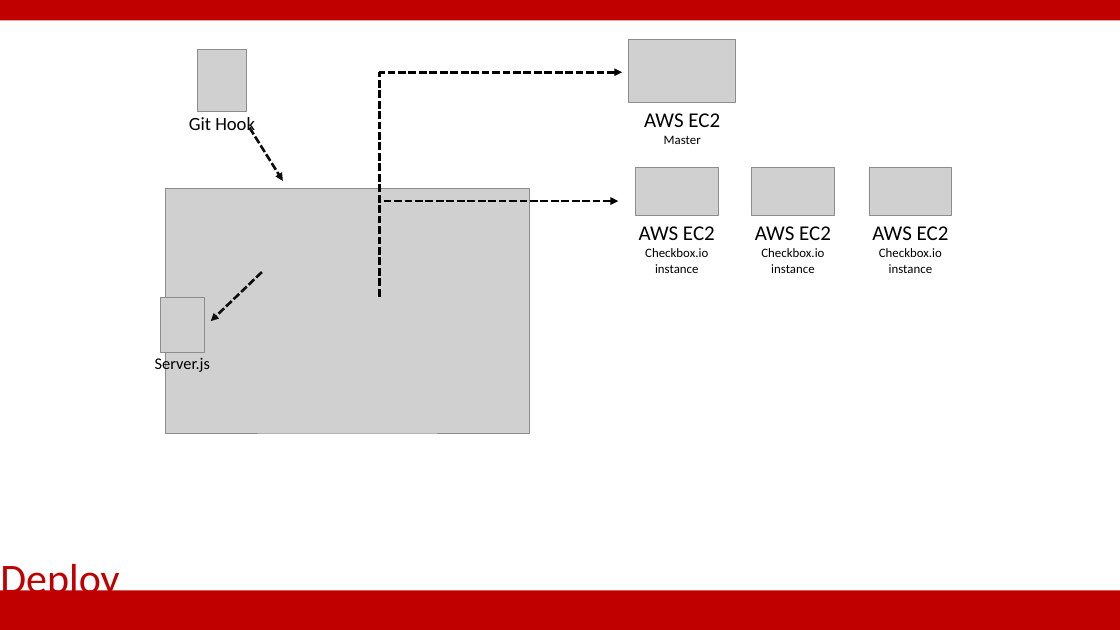
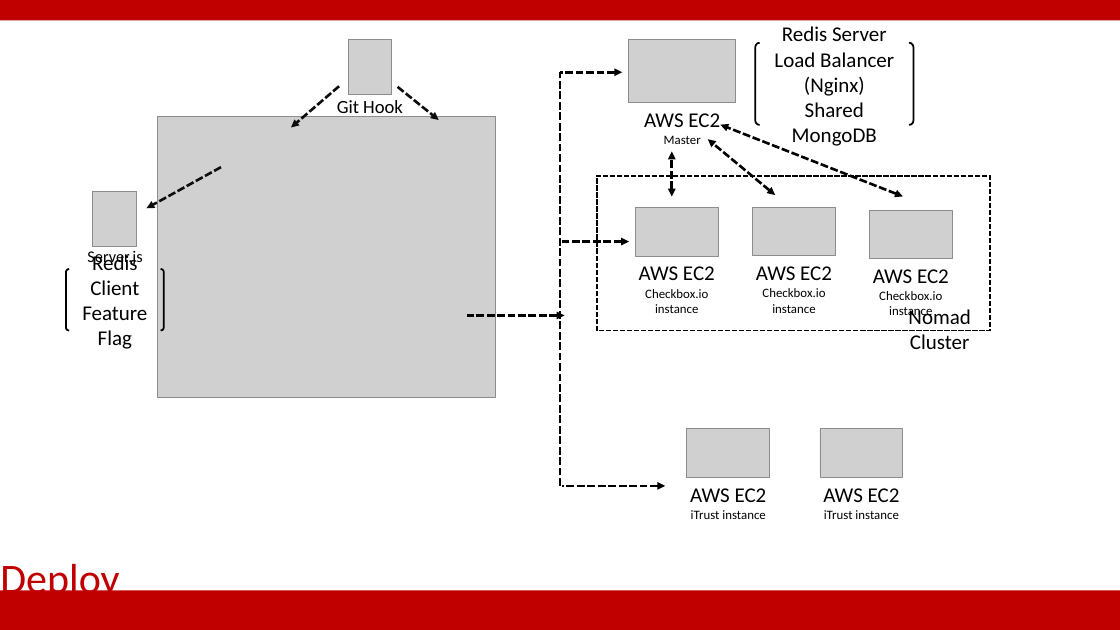
Before and after one commit to xding2020/DevOps-Pipeline, a slide deck: slide 4 of Presentation/PPT/Presentation.pptx. Drawn at 1120x630 pixels with LibreOffice and Linux fonts; fonts in the diff are those of the drawing; grey boxes stand for pictures. Boxes give left, top, right and bottom in pixels: in the first picture for what was removed or moved away, otherwise in the second. Text is boxed around its words. In the diff, an @@ line names an element or a change of style, - is before the commit and + after.

Commit message:
Update PPT

```diff
--- a/Presentation/PPT/Presentation.pptx
+++ b/Presentation/PPT/Presentation.pptx
@@ picture: place and size @@
-picture at bbox=[197, 50, 247, 112]
+picture at bbox=[348, 40, 392, 95]
@@ bracket pair added at bbox=[755, 43, 913, 125], outline #000000 1.5 pt, 18 pt, text #000000 @@
+Redis Server
+Load Balancer (Nginx)
+Shared MongoDB
@@ arrow moved from (250, 128) - (283, 181) to (339, 87) - (291, 128) @@
@@ arrow added from (397, 87) to (439, 120), #0D0D0D 2.25 pt dashed @@
@@ arrow moved from (623, 72) - (379, 72) to (623, 72) - (560, 72) @@
@@ line moved from (379, 297) - (379, 72) to (560, 486) - (560, 72) @@
@@ picture: place and size @@
-picture at bbox=[166, 188, 529, 433]
+picture at bbox=[158, 117, 496, 397]
@@ text "Git Hook": place and size @@
-text "Git Hook" at bbox=[189, 117, 255, 135]
+text "Git Hook" at bbox=[337, 100, 403, 119]
@@ double arrow added from (776, 195) to (708, 139), #000000 2.25 pt dashed @@
@@ double arrow added from (903, 197) to (721, 124), #000000 2.25 pt dashed @@
@@ arrow moved from (262, 272) - (211, 321) to (221, 167) - (146, 208) @@
@@ rectangle added at bbox=[597, 176, 990, 331], outline #000000 1.5 pt dashed @@
@@ double arrow added from (672, 197) to (672, 151), #000000 2.25 pt dashed @@
@@ picture: place and size @@
-picture at bbox=[160, 298, 204, 353]
+picture at bbox=[93, 192, 137, 246]
@@ picture: place and size @@
-picture at bbox=[870, 167, 953, 216]
+picture at bbox=[870, 210, 953, 259]
@@ text "Server.js": place and size @@
-text "Server.js" at bbox=[155, 356, 210, 374]
+text "Server.js" at bbox=[87, 251, 142, 267]
@@ bracket pair added at bbox=[66, 269, 164, 330], outline #000000 1.5 pt, 18 pt, text #000000 @@
+Redis Client
+Feature Flag
@@ arrow moved from (618, 201) - (379, 201) to (629, 242) - (560, 242) @@
@@ 2 pictures, 2 texts: place and size @@
-2 pictures, 2 texts at bbox=[635, 167, 835, 273]
+2 pictures, 2 texts at bbox=[635, 208, 836, 313]
@@ text "AWS EC2" rewrapped from bbox=[872, 226, 949, 273] to bbox=[873, 269, 949, 320] @@
@@ arrow added from (466, 316) to (565, 316), #000000 2.25 pt dashed @@
@@ text added at bbox=[908, 308, 970, 349], 18 pt, text #000000 @@
+Nomad Cluster
@@ group added at bbox=[562, 429, 903, 519]: 2 pictures, 2 texts, 1 arrow @@
+AWS EC2
+iTrust instance
+AWS EC2
+iTrust instance
```
Also in this commit, not shown: 2 other slides changed, 2 slides added, 2 slides removed.
